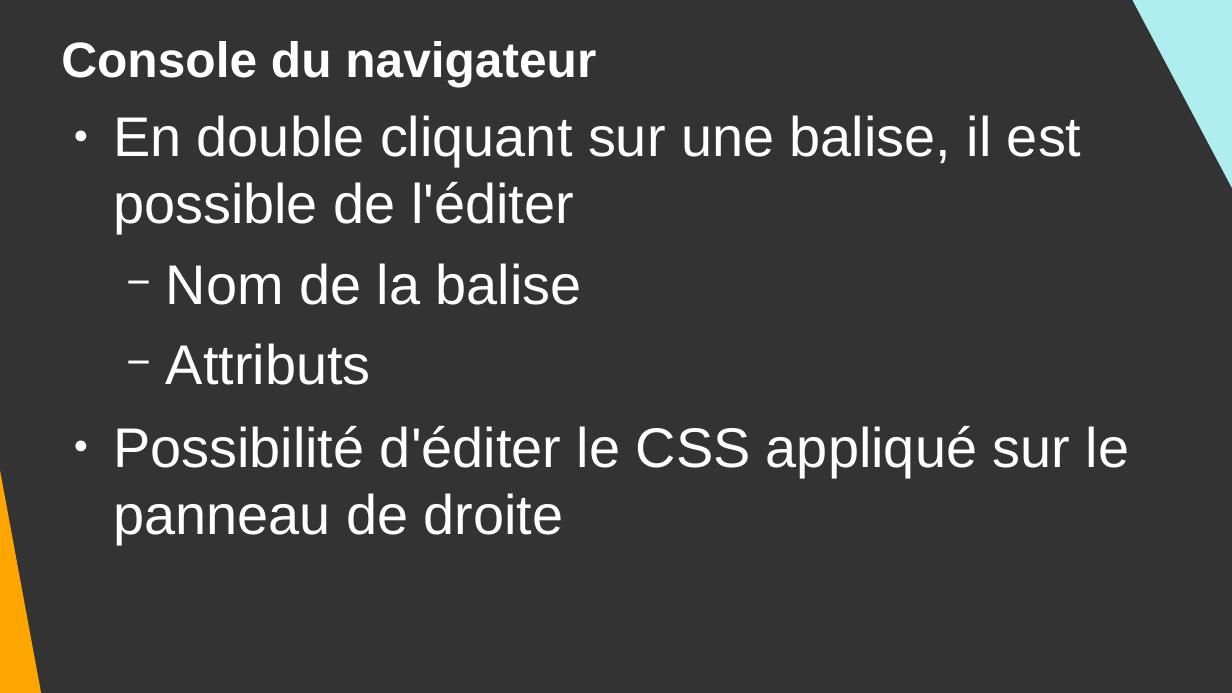
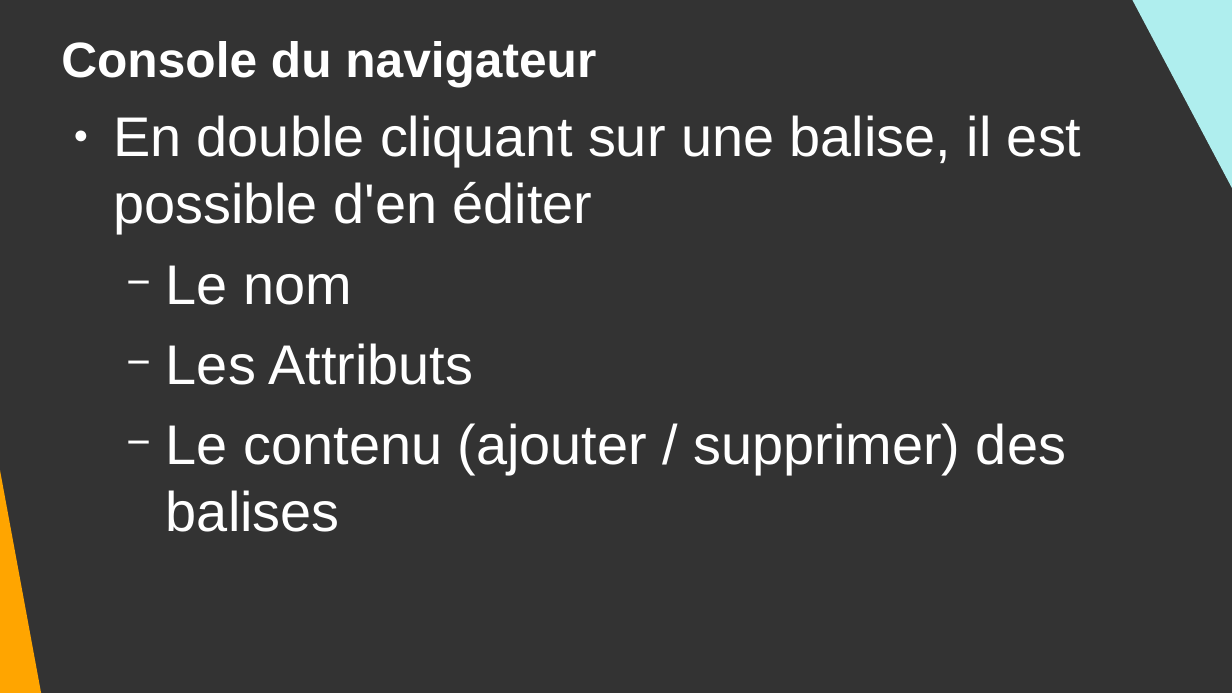
Before and after one commit to DanYellow/cours, a slide deck: slide 68 of integration-web-s1/travaux-pratiques/numero-3/presentation.odp (slide 66 before the commit). Drawn at 1232x693 pixels with LibreOffice and Linux fonts; fonts in the diff are those of the drawing. Boxes give left, top, right and bottom in pixels: in the first picture for what was removed or moved away, otherwise in the second. Text is boxed around its words. In the diff, an @@ line names an element or a change of style, - is before the commit and + after.

```diff
--- a/integration-web-s1/travaux-pratiques/numero-3/presentation.odp
+++ b/integration-web-s1/travaux-pratiques/numero-3/presentation.odp
@@ text at bbox=[113, 115, 1081, 532]: text changed @@
-● En double cliquant sur une balise, il est possible de l'éditer
-  − Nom de la balise
-  − Attributs
-● Possibilité d'éditer le CSS appliqué sur le panneau de droite
+● En double cliquant sur une balise, il est possible d'en éditer
+  − Le nom
+  − Les Attributs
+  − Le contenu (ajouter / supprimer) des balises
```
Also in this commit, not shown: 19 other slides changed, 7 slides added, 13 other files.
